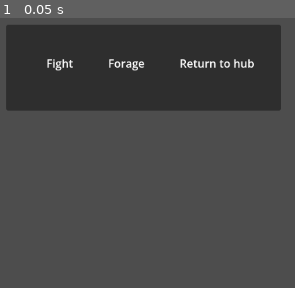
Above: before the commit, frame 1.
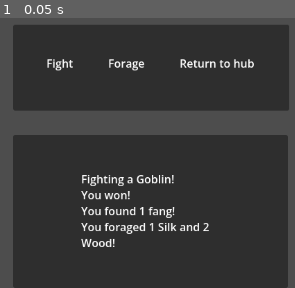
Above: after the commit, the same moment.

Repository: RaoulTheF00l/Tower-Slice
Game: Godot game, scene res://Scene/first_floor.tscn
The game is run twice, just before and just after one commit, with the same random seed, the same clock (stepped at 60 frames per second) and the same inputs. The project has no main scene, so this scene is started directly.
Inputs:
- Up to frame 1 (0.05 s): no input

The runs differ from the first frame. In frame 1, 54% of the frame differs, in the area x 2-98%, y 2-100%.

Commit message:
Added Title Screen UI

Diff:
--- a/Scene/first_floor.tscn
+++ b/Scene/first_floor.tscn
@@ -15,36 +15,67 @@
 anchor_top = 0.5
 anchor_right = 0.5
 anchor_bottom = 0.5
-offset_left = -208.0
+offset_left = -198.0
 offset_top = -56.0
-offset_right = 188.0
+offset_right = 200.0
 offset_bottom = 68.0
 grow_horizontal = 2
 grow_vertical = 2
 
-[node name="HBoxContainer" type="HBoxContainer" parent="." unique_id=1420211979]
+[node name="HBoxContainer" type="HBoxContainer" parent="Panel" unique_id=1420211979]
 layout_mode = 1
 anchors_preset = 8
 anchor_left = 0.5
 anchor_top = 0.5
 anchor_right = 0.5
 anchor_bottom = 0.5
-offset_left = -150.0
-offset_top = -20.0
-offset_right = 150.0
-offset_bottom = 20.0
+offset_left = -151.0
+offset_top = -26.0
+offset_right = 149.0
+offset_bottom = 14.0
 grow_horizontal = 2
 grow_vertical = 2
 theme_override_constants/separation = 50
 
-[node name="fightLabel" type="Label" parent="HBoxContainer" unique_id=527902723]
+[node name="fightLabel" type="Label" parent="Panel/HBoxContainer" unique_id=527902723]
 layout_mode = 2
 text = "Fight"
 
-[node name="forageLabel" type="Label" parent="HBoxContainer" unique_id=459535444]
+[node name="forageLabel" type="Label" parent="Panel/HBoxContainer" unique_id=459535444]
 layout_mode = 2
 text = "Forage"
 
-[node name="returnLabel" type="Label" parent="HBoxContainer" unique_id=797949256]
+[node name="returnLabel" type="Label" parent="Panel/HBoxContainer" unique_id=797949256]
 layout_mode = 2
 text = "Return to hub"
+
+[node name="Panel2" type="Panel" parent="." unique_id=562186613]
+layout_mode = 1
+anchors_preset = 7
+anchor_left = 0.5
+anchor_top = 1.0
+anchor_right = 0.5
+anchor_bottom = 1.0
+offset_left = -198.0
+offset_top = -221.0
+offset_right = 198.0
+grow_horizontal = 2
+grow_vertical = 0
+
+[node name="RichTextLabel" type="RichTextLabel" parent="Panel2" unique_id=346027720]
+layout_mode = 1
+anchors_preset = 8
+anchor_left = 0.5
+anchor_top = 0.5
+anchor_right = 0.5
+anchor_bottom = 0.5
+offset_left = -100.0
+offset_top = -58.5
+offset_right = 100.0
+offset_bottom = 58.5
+grow_horizontal = 2
+grow_vertical = 2
+text = "Fighting a Goblin!
+You won!
+You found 1 fang!
+You foraged 1 Silk and 2 Wood!"
--- a/Scene/hub.tscn
+++ b/Scene/hub.tscn
@@ -1,4 +1,6 @@
 [gd_scene format=3 uid="uid://cmeds22nslkya"]
+
+[ext_resource type="Script" uid="uid://ch2mlw5vv002h" path="res://Scripts/hub.gd" id="1_pv6x1"]
 
 [node name="Hub" type="Control" unique_id=320127448]
 layout_mode = 3
@@ -7,6 +9,7 @@
 anchor_bottom = 1.0
 grow_horizontal = 2
 grow_vertical = 2
+script = ExtResource("1_pv6x1")
 
 [node name="Panel" type="Panel" parent="." unique_id=1113806518]
 layout_mode = 1
--- a/Scene/title.tscn
+++ b/Scene/title.tscn
@@ -17,10 +17,31 @@
 grow_vertical = 2
 
 [node name="Layout" type="VBoxContainer" parent="." unique_id=1677531696]
-layout_mode = 0
-offset_right = 40.0
-offset_bottom = 40.0
+layout_mode = 1
+anchors_preset = 5
+anchor_left = 0.5
+anchor_right = 0.5
+offset_left = -44.0
+offset_top = 218.34
+offset_right = 44.0
+offset_bottom = 258.33994
+grow_horizontal = 2
 
 [node name="TitleLabel" type="Label" parent="Layout" unique_id=1810283917]
 layout_mode = 2
-text = "TOWER"
+text = "Tower Slice"
+horizontal_alignment = 1
+vertical_alignment = 1
+
+[node name="VBoxContainer" type="VBoxContainer" parent="." unique_id=790086779]
+layout_mode = 0
+offset_left = 532.0
+offset_top = 484.86
+offset_right = 620.0
+offset_bottom = 507.86002
+
+[node name="Label" type="Label" parent="VBoxContainer" unique_id=1650102027]
+layout_mode = 2
+text = "> Play <"
+horizontal_alignment = 1
+vertical_alignment = 1
--- /dev/null
+++ b/Scripts/hub.gd
@@ -0,0 +1,6 @@
+extends Control
+
+
+# Called when the node enters the scene tree for the first time.
+func _ready() -> void:
+	pass # Replace with function body.
Not shown, added: Scripts/hub.gd.uid
